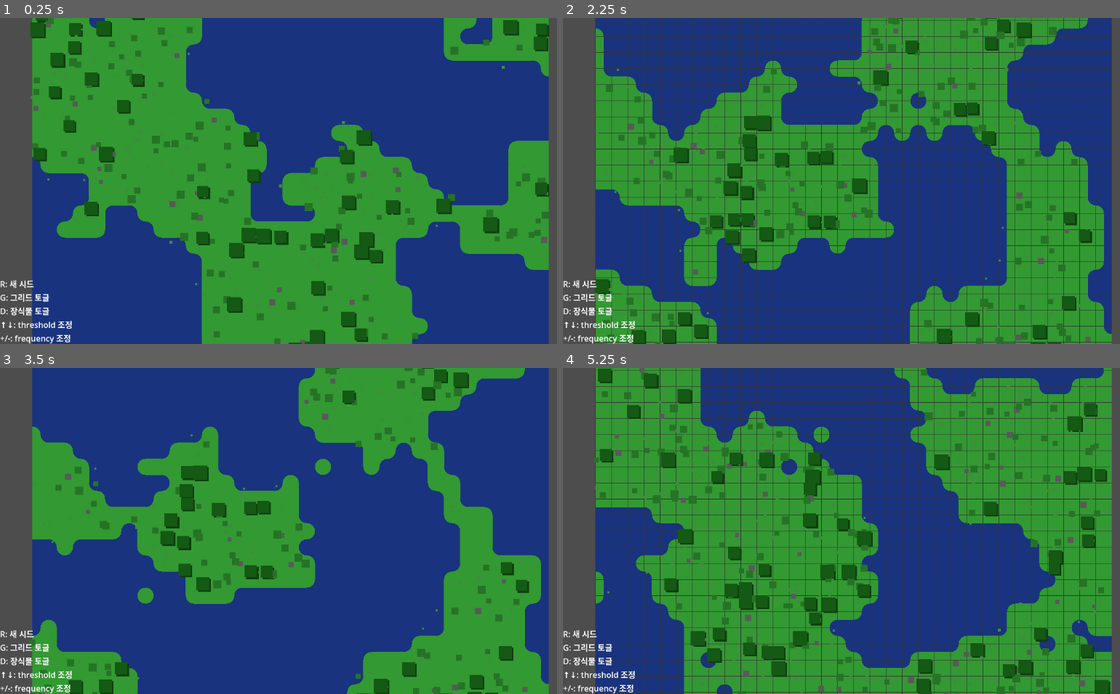
Above: before the commit, frames 1-4 (two rows, left to right).
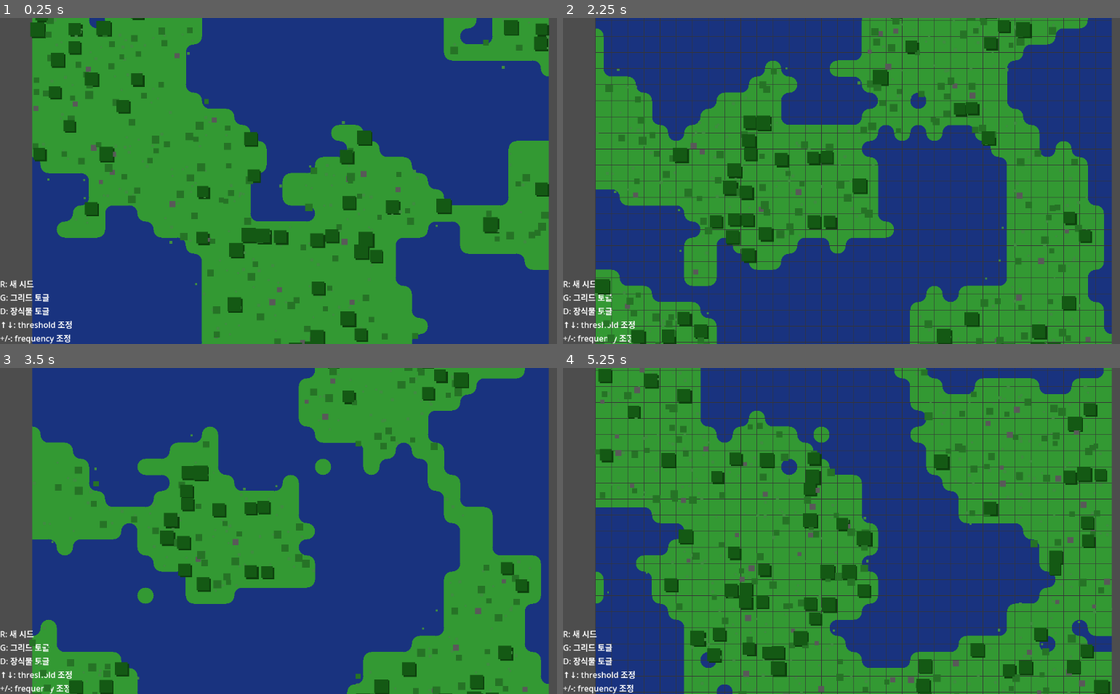
Above: after the commit, the same moments.

Repository: choe050919/World-Generator
Game: Godot game, scene res://demos/terrain/dual_grid_demo.tscn
Two runs of this game, one before a commit and one after it. Both use one fixed random seed, a clock stepped at 60 frames per second and the inputs below. The project has no main scene, so this scene is started directly.
Inputs:
- Up to frame 1 (0.25 s): no input
- Up to frame 2 (2.25 s): tap Enter at 0.5, 2 s; hold D 0.53-1.28 s; tap R at 0.6, 2.1 s; tap Space at 1.25 s; hold Down 1.28-2.03 s; tap G at 1.35 s; hold D from 2.03 s (still down)
- Up to frame 3 (3.5 s): release D at 2.78 s; hold Up from 2.78 s (still down); tap G at 2.85 s
- Up to frame 4 (5.25 s): tap Space at 3.5, 5 s; release Up at 3.53 s; hold Down from 3.53 s (still down); tap R at 3.6, 5.1 s; tap Enter at 4.25 s; tap G at 4.35 s

The runs differ from the first frame. In frame 1, 1.0% of the frame differs, in the area x 5-99%, y 0-100%; in frame 2, 1.1%; in frame 3, 0.7%; in frame 4, 1.3%.

Commit message:
feat: Implement top-down radial wind sway with weight sensitivity
Replace the side-view based wind shader with a top-down radial sway approach.
Fixes the warp artifact by calibrating wind strength and anchoring vertices
based on distance from the center (roots) rather than UV coordinates.

Key Changes:
- Shader: Switch sway mask to  for center-anchored movement
- Shader: Normalize wind direction and drastically reduce strength (5.0 -> 0.05)
- Feature: Implement Sensitivity using  channel
- Balance: Assign distinct weight values per decoration type
  * Trees: Low sensitivity (0.2~0.4) for heavy, rigid movement
  * Grass: High sensitivity (0.8~1.2) for light, fluttery movement

Files:
- dual_grid_decorations.gd: Add sensitivity logic to instance generation
- wind_sway.gdshader: Update vertex logic for radial sway and sensitivity

Diff:
--- a/dual_grid_decorations.gd
+++ b/dual_grid_decorations.gd
@@ -1,86 +1,106 @@
 class_name DualGridDecorations
 extends Node2D
 
-## 장식물 설정
+## 장식물 생성 확률 설정
 @export var tree_chance: float = 0.15
 @export var bush_chance: float = 0.3
 @export var rock_chance: float = 0.1
 @export var grass_density: float = 0.4
 
-## 색상 팔레트 (기존 유지)
+## 색상 팔레트
 var tree_color := Color(0.08, 0.35, 0.08)
 var tree_shadow_color := Color(0.05, 0.25, 0.05)
 var bush_color := Color(0.15, 0.45, 0.15)
 var rock_color := Color(0.35, 0.35, 0.35)
 var grass_color := Color(0.25, 0.55, 0.25)
 
-# 각 장식물 타입별 MultiMeshInstance2D
+# 각 레이어별 MultiMeshInstance2D
 var mm_tree_shadow: MultiMeshInstance2D
 var mm_tree: MultiMeshInstance2D
 var mm_bush: MultiMeshInstance2D
 var mm_rock: MultiMeshInstance2D
 var mm_grass: MultiMeshInstance2D
 
-# 텍스처 (없으면 사각형으로 나옴, 원형 텍스처 할당 권장)
+# 기본 메쉬 및 쉐이더 재질
 var default_mesh: Mesh
+var wind_material: ShaderMaterial
 
 func _ready() -> void:
-	# 기본 메쉬 생성 (1x1 크기의 Quad)
+	# 지형(View)보다 앞에 그려지도록 순서 조정
+	z_index = 10
+
+	# 1. 쉐이더 로드 및 재질 생성
+	var shader = load("res://wind_sway.gdshader")
+	if shader:
+		wind_material = ShaderMaterial.new()
+		wind_material.shader = shader
+		# [중요] 쉐이더 파라미터 안전값 설정 (워프 방지)
+		wind_material.set_shader_parameter("wind_strength", 0.05)
+		wind_material.set_shader_parameter("wind_speed", 2.0)
+
+	# 2. 기본 메쉬 생성 (1x1 Quad)
 	default_mesh = QuadMesh.new()
-	default_mesh.size = Vector2(1, 1) # 스케일로 크기 조절 예정
+	default_mesh.size = Vector2(1, 1)
 
-	# 레이어 순서대로 노드 생성 (그림자 -> 풀 -> 바위 -> 덤불 -> 나무)
-	# Y-Sort가 안되므로 레이어 순서가 렌더링 순서가 됨
-	mm_tree_shadow = _create_layer("TreeShadow", default_mesh)
-	mm_grass = _create_layer("Grass", default_mesh)
-	mm_rock = _create_layer("Rock", default_mesh)
-	mm_bush = _create_layer("Bush", default_mesh)
-	mm_tree = _create_layer("Tree", default_mesh)
+	# 3. 레이어 생성
+	# 그림자 (바람 X -> material: null)
+	mm_tree_shadow = _create_layer("TreeShadow", default_mesh, null)
+	# 풀 (바람 O -> material: wind_material)
+	mm_grass = _create_layer("Grass", default_mesh, wind_material)
+	# 바위 (바람 X -> material: null)
+	mm_rock = _create_layer("Rock", default_mesh, null)
+	# 덤불 (바람 O)
+	mm_bush = _create_layer("Bush", default_mesh, wind_material)
+	# 나무 (바람 O)
+	mm_tree = _create_layer("Tree", default_mesh, wind_material)
 
-## MultiMeshInstance2D 노드 생성 및 설정 헬퍼
-func _create_layer(name: String, mesh: Mesh) -> MultiMeshInstance2D:
+## 레이어 생성 헬퍼
+func _create_layer(name: String, mesh: Mesh, material: Material) -> MultiMeshInstance2D:
 	var mmi = MultiMeshInstance2D.new()
 	mmi.name = name
+	mmi.material = material  # 쉐이더 재질 적용
+
 	mmi.multimesh = MultiMesh.new()
 	mmi.multimesh.transform_format = MultiMesh.TRANSFORM_2D
-	mmi.multimesh.use_colors = true # 개별 색상 사용
+	mmi.multimesh.use_colors = true       # 개별 색상 사용
+	mmi.multimesh.use_custom_data = true  # [핵심] 개별 데이터(위상, 민감도) 사용
 	mmi.multimesh.mesh = mesh
+
 	add_child(mmi)
 	return mmi
 
-## 외부에서 호출: 지형 데이터를 받아 장식물 배치
+## 외부 호출: 지형 데이터로 장식물 배치
 func generate(terrain: DualGridTerrain, tile_pixel_size: int, seed_value: int) -> void:
 	var rng := RandomNumberGenerator.new()
 
-	# 데이터를 모을 배열들 (Transform2D, Color)
-	# 직접 MultiMesh에 넣는 것보다 배열에 모았다가 한 번에 넣는 게 빠름
+	# 데이터 수집용 딕셔너리
+	# customs: 쉐이더로 보낼 값 (Color r, g, b, a)
+	# r: 랜덤 위상 (타이밍)
+	# g: 민감도 (흔들림 강도 계수)
 	var data = {
-		"tree": {"xforms": [], "colors": []},
-		"shadow": {"xforms": [], "colors": []},
-		"bush": {"xforms": [], "colors": []},
-		"rock": {"xforms": [], "colors": []},
-		"grass": {"xforms": [], "colors": []}
+		"tree":   {"xforms": [], "colors": [], "customs": []},
+		"shadow": {"xforms": [], "colors": [], "customs": []},
+		"bush":   {"xforms": [], "colors": [], "customs": []},
+		"rock":   {"xforms": [], "colors": [], "customs": []},
+		"grass":  {"xforms": [], "colors": [], "customs": []}
 	}
 
 	for ty in range(terrain.grid_size.y):
 		for tx in range(terrain.grid_size.x):
 			rng.seed = _tile_seed(seed_value, tx, ty)
 			var tile_result := terrain.evaluate_tile(tx, ty)
-
 			_process_tile(tile_result.type, tx, ty, tile_pixel_size, rng, data)
 
-	# 수집된 데이터를 실제 MultiMesh에 적용
+	# 수집된 데이터 적용
 	_apply_to_multimesh(mm_tree, data.tree)
 	_apply_to_multimesh(mm_tree_shadow, data.shadow)
 	_apply_to_multimesh(mm_bush, data.bush)
 	_apply_to_multimesh(mm_rock, data.rock)
 	_apply_to_multimesh(mm_grass, data.grass)
 
-## 타일 시드 생성 (기존 로직 유지)
 func _tile_seed(base_seed: int, x: int, y: int) -> int:
 	return base_seed + x * 73856093 + y * 19349663
 
-## 타일별 장식물 로직 (기존 확률 로직 유지)
 func _process_tile(type: int, tx: int, ty: int, size: int, rng: RandomNumberGenerator, data: Dictionary) -> void:
 	match type:
 		MarchingSquares.TileType.FULL:
@@ -89,66 +109,81 @@
 
 			for i in rng.randi_range(0, 2):
 				if rng.randf() < bush_chance:
-					_add_simple(tx, ty, size, rng, bush_color, data.bush, 0.15, 0.25)
+					# 덤불: 중간 민감도 (0.4 ~ 0.7)
+					_add_simple(tx, ty, size, rng, bush_color, data.bush, 0.15, 0.25, 0.4, 0.7)
 
 			if rng.randf() < rock_chance:
-				_add_simple(tx, ty, size, rng, rock_color, data.rock, 0.12, 0.2)
+				# 바위: 민감도 0 (안 흔들림)
+				_add_simple(tx, ty, size, rng, rock_color, data.rock, 0.12, 0.2, 0.0, 0.0)
 
 			for i in rng.randi_range(0, 3):
 				if rng.randf() < grass_density:
-					_add_simple(tx, ty, size, rng, grass_color, data.grass, 0.05, 0.1) # 풀은 작게
+					# 풀: 높은 민감도 (0.8 ~ 1.2) - 가벼워서 잘 흔들림
+					_add_simple(tx, ty, size, rng, grass_color, data.grass, 0.05, 0.1, 0.8, 1.2)
 
 		MarchingSquares.TileType.INVERSE_CORNER:
 			if rng.randf() < tree_chance * 0.5:
 				_add_tree(tx, ty, size, rng, data)
 			if rng.randf() < bush_chance:
-				_add_simple(tx, ty, size, rng, bush_color, data.bush, 0.15, 0.25)
+				_add_simple(tx, ty, size, rng, bush_color, data.bush, 0.15, 0.25, 0.4, 0.7)
 			for i in rng.randi_range(0, 2):
 				if rng.randf() < grass_density:
-					_add_simple(tx, ty, size, rng, grass_color, data.grass, 0.05, 0.1)
+					_add_simple(tx, ty, size, rng, grass_color, data.grass, 0.05, 0.1, 0.8, 1.2)
 
 		MarchingSquares.TileType.EDGE:
 			if rng.randf() < grass_density * 0.5:
-				_add_simple(tx, ty, size, rng, grass_color, data.grass, 0.05, 0.1)
+				_add_simple(tx, ty, size, rng, grass_color, data.grass, 0.05, 0.1, 0.8, 1.2)
 
-## 나무 데이터 추가 (그림자 포함)
 func _add_tree(tx: int, ty: int, size: int, rng: RandomNumberGenerator, data: Dictionary) -> void:
 	var offset_x = rng.randi_range(int(size * 0.3), int(size * 0.7))
 	var offset_y = rng.randi_range(int(size * 0.3), int(size * 0.7))
 	var pos = Vector2(tx * size + offset_x, ty * size + offset_y)
 
-	# 반경을 스케일로 변환 (기존 로직: size * 0.35 ~ 0.45)
-	# QuadMesh가 1x1이므로, 스케일이 곧 지름(2 * radius)이 됨
+	# 나무 크기 (스케일)
 	var scale_val = size * rng.randf_range(0.35, 0.45) * 2.0
 
-	# 나무 본체
+	# [핵심] Custom Data 생성
+	var random_phase = rng.randf()
+	# 나무 민감도: 0.2 ~ 0.4 (무거워서 조금만 흔들림)
+	var sensitivity = rng.randf_range(0.2, 0.4)
+	var custom_data = Color(random_phase, sensitivity, 0, 0)
+
+	# 나무 본체 추가
 	var xform = Transform2D(0.0, Vector2(scale_val, scale_val), 0.0, pos)
 	data.tree.xforms.append(xform)
 	data.tree.colors.append(tree_color)
+	data.tree.customs.append(custom_data)
 
-	# 그림자 (약간 아래 오른쪽으로 오프셋)
+	# 그림자 추가 (민감도 0)
 	var shadow_pos = pos + Vector2(size * 0.1, size * 0.1)
 	var shadow_xform = Transform2D(0.0, Vector2(scale_val, scale_val), 0.0, shadow_pos)
 	data.shadow.xforms.append(shadow_xform)
 	data.shadow.colors.append(tree_shadow_color)
+	data.shadow.customs.append(Color(0, 0, 0, 0))
 
-## 일반 장식물(풀, 바위, 덤불) 데이터 추가
-func _add_simple(tx: int, ty: int, size: int, rng: RandomNumberGenerator, color: Color, list: Dictionary, min_r: float, max_r: float) -> void:
+func _add_simple(tx: int, ty: int, size: int, rng: RandomNumberGenerator, color: Color, list: Dictionary, min_r: float, max_r: float, sensitivity_min: float, sensitivity_max: float) -> void:
 	var pos = Vector2(
 		tx * size + rng.randi_range(0, size - 1),
 		ty * size + rng.randi_range(0, size - 1)
 	)
 	var scale_val = size * rng.randf_range(min_r, max_r) * 2.0
 
+	# [핵심] Custom Data 생성 (타입별 민감도 적용)
+	var random_phase = rng.randf()
+	var sensitivity = rng.randf_range(sensitivity_min, sensitivity_max)
+	var custom_data = Color(random_phase, sensitivity, 0, 0)
+
 	var xform = Transform2D(0.0, Vector2(scale_val, scale_val), 0.0, pos)
 	list.xforms.append(xform)
 	list.colors.append(color)
+	list.customs.append(custom_data)
 
-## 최종적으로 MultiMesh에 데이터 적용
 func _apply_to_multimesh(mmi: MultiMeshInstance2D, list: Dictionary) -> void:
 	var count = list.xforms.size()
-	mmi.multimesh.instance_count = count # 인스턴스 개수 설정 (필수)
+	mmi.multimesh.instance_count = count
 
 	for i in range(count):
 		mmi.multimesh.set_instance_transform_2d(i, list.xforms[i])
 		mmi.multimesh.set_instance_color(i, list.colors[i])
+		# 쉐이더로 데이터 전송 (r: 위상, g: 민감도)
+		mmi.multimesh.set_instance_custom_data(i, list.customs[i])
--- /dev/null
+++ b/wind_sway.gdshader
@@ -0,0 +1,31 @@
+shader_type canvas_item;
+
+// 강도와 속도는 에디터나 코드에서 조절
+uniform float wind_strength = 0.05;
+uniform float wind_speed = 2.0;
+
+// 바람 방향 (정규화는 코드 내부에서 수행)
+const vec2 wind_dir = vec2(1.0, 0.5);
+
+void vertex() {
+	// 1. 랜덤 위상 (타이밍 다르게)
+	float phase = INSTANCE_CUSTOM.r * 6.2831853;
+	float time = TIME * wind_speed + phase;
+
+	// 2. 중심 거리 마스크 개선 (AI 제안 적용)
+	// QuadMesh의 최대 거리는 약 0.7071 (대각선)
+	float dist = length(VERTEX);
+	// 거리를 0~1로 정규화하고 제곱하여 '가장자리만' 움직이게 함 -> 뿌리 고정 효과 강화
+	float t = clamp(dist / 0.70710678, 0.0, 1.0);
+	t = pow(t, 2.0);
+
+	// 3. 바람 방향 정규화 (일정한 강도 보장)
+	vec2 dir = normalize(wind_dir);
+
+	// 4. 인스턴스별 민감도 적용 (작은 풀은 많이, 큰 나무는 적게 등)
+	// INSTANCE_CUSTOM.g 값을 이용해 0.6배 ~ 1.4배로 강도 다양화
+	float responsiveness = mix(0.6, 1.4, INSTANCE_CUSTOM.g);
+
+	// 5. 최종 움직임 적용
+	VERTEX += dir * cos(time) * wind_strength * t * responsiveness;
+}
Not shown, added: wind_sway.gdshader.uid
